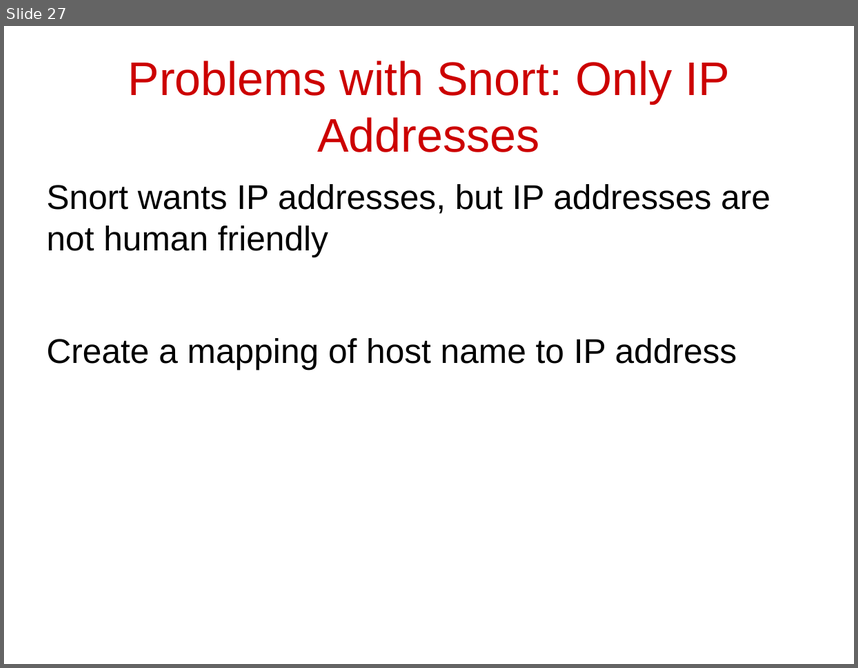
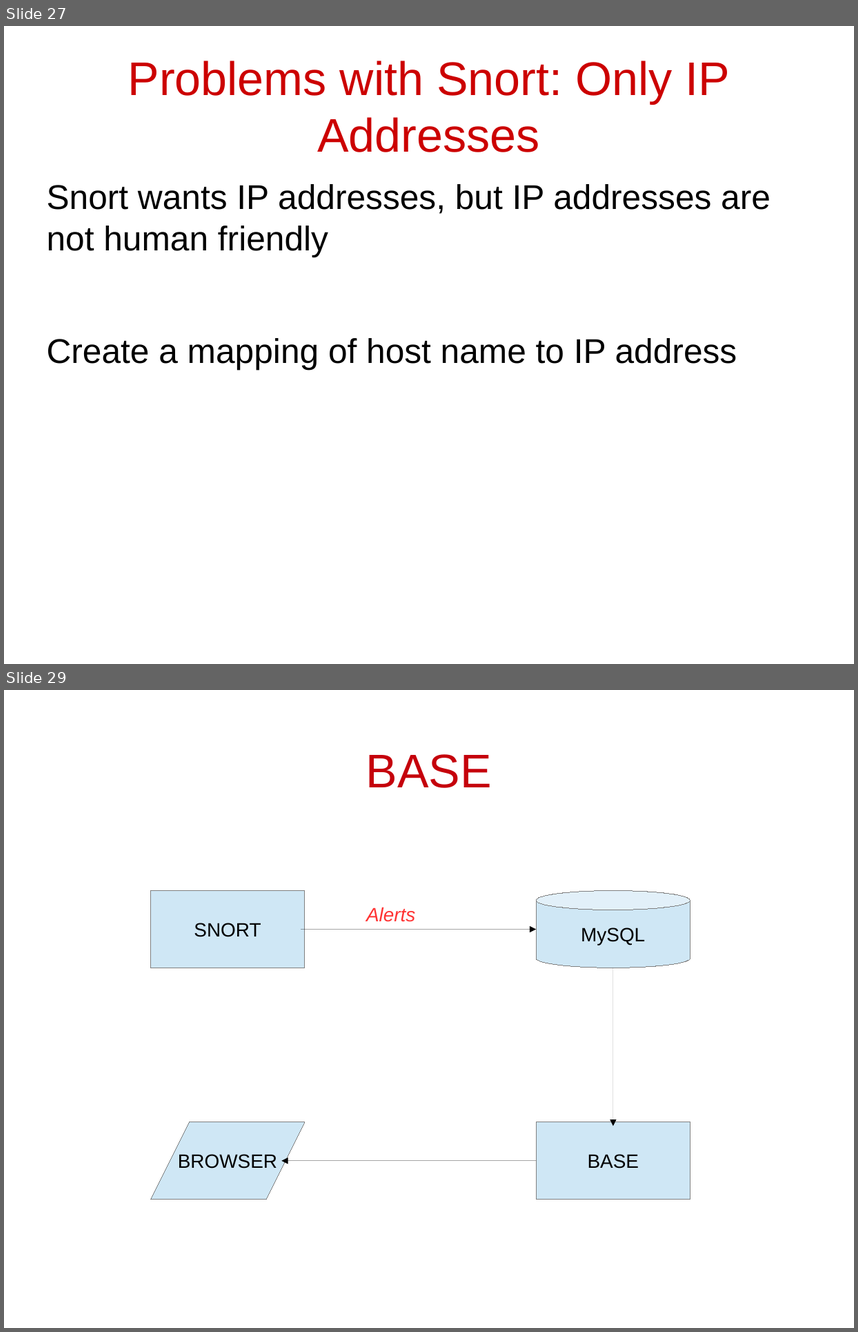
Before and after one commit to cschreiner/kindsicher, a slide deck: proj/presentation_dec09/combined.odp. Shown one above the other, each under a label of ours: slide 27 before the commit, slides 27 and 29 after it; the slides between them are not shown. The pictures are 858x668 and 858x1332 pixels, drawn with LibreOffice and Linux fonts; fonts in the diff are those of the drawing. Boxes give left, top, right and bottom in pixels: in the first picture for what was removed or moved away, otherwise in the second. Text is boxed around its words. In the diff, an @@ line names an element or a change of style, - is before the commit and + after.

```diff
--- a/proj/presentation_dec09/combined.odp
+++ b/proj/presentation_dec09/combined.odp
@@ slide 29 added at box(4, 690, 854, 1328), background #FFFFFF @@
@@ title added at box(366, 754, 492, 788), 44 pt, text #C5000B @@
+BASE
@@ rectangle added at box(150, 891, 305, 967), fill #CFE7F5, outline #808080 0 pt, 18 pt, text #000000 @@
+SNORT
@@ cylinder added at box(536, 891, 691, 967), fill #CFE7F5, outline #808080 0 pt, 18 pt, text #000000 @@
+MySQL
@@ text added at box(366, 907, 415, 922), 18 pt, text #FF3333, italic @@
+Alerts
@@ arrow added from (301, 929) to (536, 929), #000000 0 pt @@
@@ arrow added from (613, 967) to (613, 1126), #000000 0 pt @@
@@ parallelogram added at box(150, 1122, 305, 1199), fill #CFE7F5, outline #808080 0 pt, 18 pt, text #000000 @@
+BROWSER
@@ rectangle added at box(536, 1122, 691, 1199), fill #CFE7F5, outline #808080 0 pt, 18 pt, text #000000 @@
+BASE
@@ arrow added from (536, 1161) to (281, 1161), #000000 0 pt @@
```
Also in this commit, not shown: 8 other slides added.
